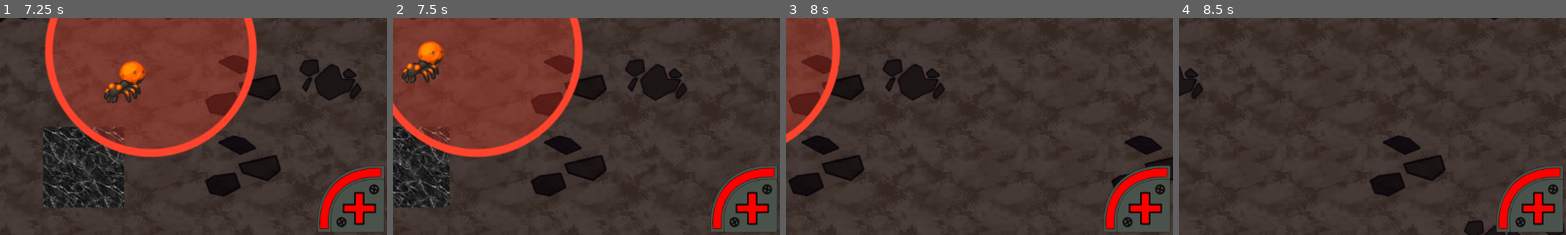
Above: before the commit, frames 1-4 (left to right).
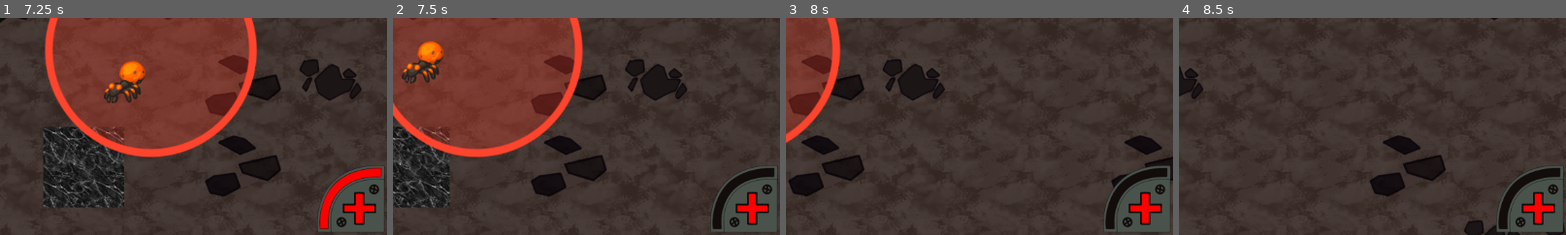
Above: after the commit, the same moments.

Repository: nuzcraft/gdfg-team-4
Game: Godot game, scene res://scenes/title.tscn
Same seed, same stepped clock (60 frames per second), same inputs: the game is played once before the commit and once after it.
Inputs (mouse positions are % of the whole screen's width and height, from its top left):
- Up to frame 1 (7.25 s): click "Play" at 0.5 s; tap Enter at 1.25 s; move the mouse to (45, 70) at 1.27 s; hold Space (primaryAction) 1.28-2.03 s; hold W (up) 1.28-2.78 s; move the mouse to (80, 65) at 2.02 s; tap Space (primaryAction) at 2.1, 3.6, 4.25, 5.1, 6.6 s; move the mouse to (20, 35) at 2.77 s; hold Space (primaryAction) 2.78-3.53 s; hold A (left) 2.78-4.28 s; move the mouse to (55, 50) at 3.52 s; move the mouse to (35, 25) at 4.27 s; hold S (down) 4.28-5.03 s; hold Space (primaryAction) 4.28-5.03 s; move the mouse to (72, 45) at 5.02 s; hold D (right) 5.03-5.78 s; move the mouse to (30, 55) at 5.77 s; hold W (up) 5.78-6.53 s; hold Space (primaryAction) 5.78-6.53 s; move the mouse to (60, 28) at 6.52 s; hold D (right) from 6.53 s (still down)
- Up to frame 2 (7.5 s): keep holding D (right); move the mouse to (45, 70) at 7.27 s; hold Space (primaryAction) from 7.28 s (still down)
- Up to frame 3 (8 s): keep holding D (right); keep holding Space (primaryAction)
- Up to frame 4 (8.5 s): keep holding D (right); move the mouse to (80, 65) at 8.02 s; release Space (primaryAction) at 8.03 s; tap Space (primaryAction) at 8.1 s
The pictures show only the part of the screen within x 50-100%, y 50-100%; the shares and areas given below are measured in that part.

Frame 1 is identical in both runs. In frame 2, 1.0% of the frame differs, in the area x 82-99%, y 69-98%; in frame 3, 1.0%; in frame 4, 1.0%.

Commit message:
adds health_bar script to update shader on player_health/player_armor chage

Diff:
--- /dev/null
+++ b/scenes/utility/health_bar.gd
@@ -0,0 +1,27 @@
+extends Control
+
+@onready var health_bar = $Health
+@onready var armor_bar = $Armor
+
+# Called when the node enters the scene tree for the first time.
+func _ready() -> void:
+	pass # Replace with function body.
+
+var last_health: int = Globals.player_health
+var last_armor: int = Globals.player_armor
+
+# Called every frame. 'delta' is the elapsed time since the previous frame.
+func _process(delta: float) -> void:
+
+	var curr_health = Globals.player_health
+	var curr_armor = Globals.player_armor
+
+	if last_health != curr_health:
+		health_bar.material.set_shader_parameter('health', curr_health / 100)
+		last_health = curr_health
+	if last_armor != curr_armor:
+		armor_bar.material.set_shader_parameter('armor', curr_armor / 100)
+		last_armor = curr_armor
+
+	# add code to handle rendering extra health bars
+	# if Globals.player_max_health > 100
--- a/scenes/utility/health_bar.tscn
+++ b/scenes/utility/health_bar.tscn
@@ -1,5 +1,6 @@
-[gd_scene load_steps=8 format=3 uid="uid://bm0lj8ouj5bwk"]
+[gd_scene load_steps=9 format=3 uid="uid://bm0lj8ouj5bwk"]
 
+[ext_resource type="Script" uid="uid://3ykmvlq3q0p6" path="res://scenes/utility/health_bar.gd" id="1_oij4j"]
 [ext_resource type="Texture2D" uid="uid://ebp6ducdw2e1" path="res://assets/health_bar/Health_Bar.png" id="1_yml1h"]
 [ext_resource type="Shader" uid="uid://c0l1cjogikqo2" path="res://scenes/utility/health_bar_health.gdshader" id="2_6uvj4"]
 [ext_resource type="Texture2D" uid="uid://c4j3eiljddoir" path="res://assets/health_bar/Health_Bar_Progress.png" id="2_tolga"]
@@ -18,6 +19,7 @@
 layout_mode = 3
 anchors_preset = 0
 scale = Vector2(0.5, 0.5)
+script = ExtResource("1_oij4j")
 
 [node name="Under" type="TextureRect" parent="."]
 layout_mode = 0
Not shown, added: scenes/utility/health_bar.gd.uid
